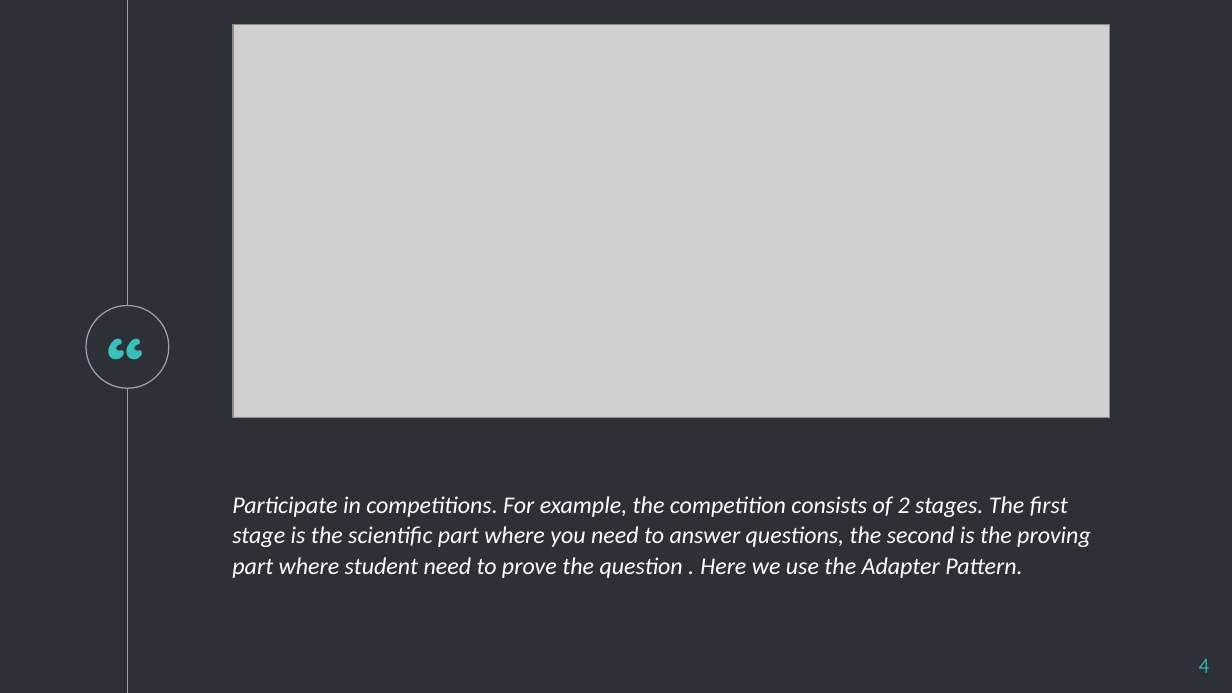
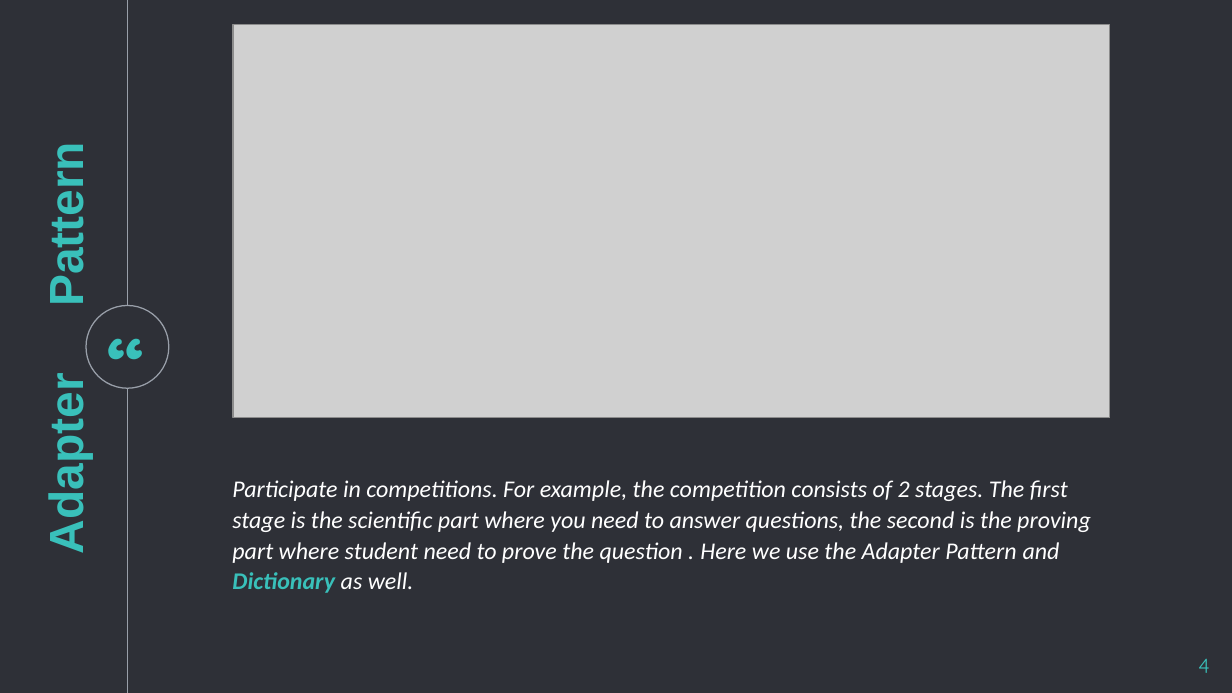
Before and after one commit to light-34/DynamicCodeDevelopers, a slide deck: slide 4 of ProjectDataStrc.pptx. Drawn at 1232x693 pixels with LibreOffice and Linux fonts; fonts in the diff are those of the drawing; grey boxes stand for pictures. Boxes give left, top, right and bottom in pixels: in the first picture for what was removed or moved away, otherwise in the second. Text is boxed around its words. In the diff, an @@ line names an element or a change of style, - is before the commit and + after.

```diff
--- a/ProjectDataStrc.pptx
+++ b/ProjectDataStrc.pptx
@@ text added at (x1=40, y1=393, x2=93, y2=548), 28 pt, text #39C0BA, bold @@
+Adapter Pattern
@@ text at (x1=232, y1=480, x2=1091, y2=593): text changed @@
-Participate in competitions. For example, the competition consists of 2 stages. The first stage is the scientific part where you need to answer questions, the second is the proving part where student need to prove the question . Here we use the Adapter Pattern.
+Participate in competitions. For example, the competition consists of 2 stages. The first stage is the scientific part where you need to answer questions, the second is the proving part where student need to prove the question . Here we use the Adapter Pattern and Dictionary as well.
```
Also in this commit, not shown: 5 other slides changed, 2 slides added, 2 slides removed.
